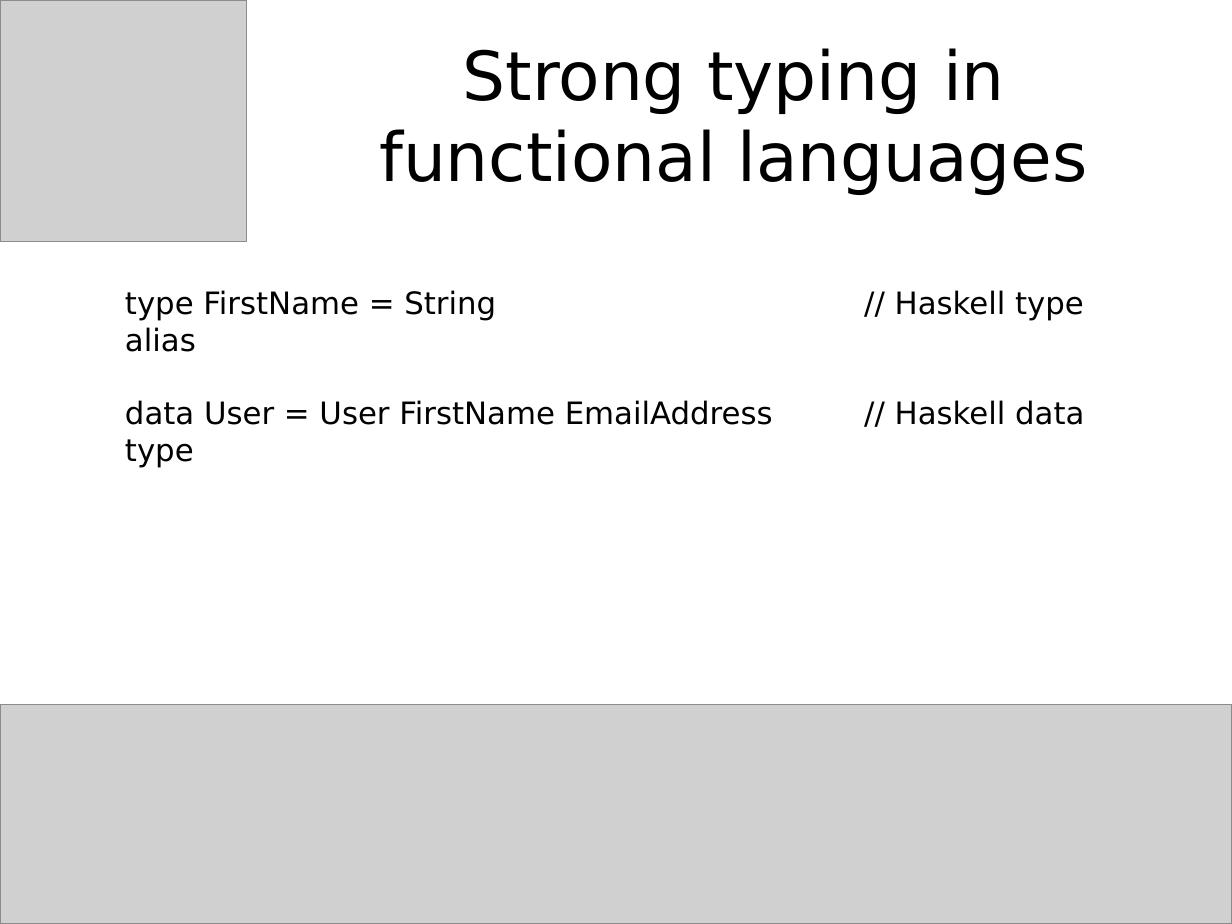
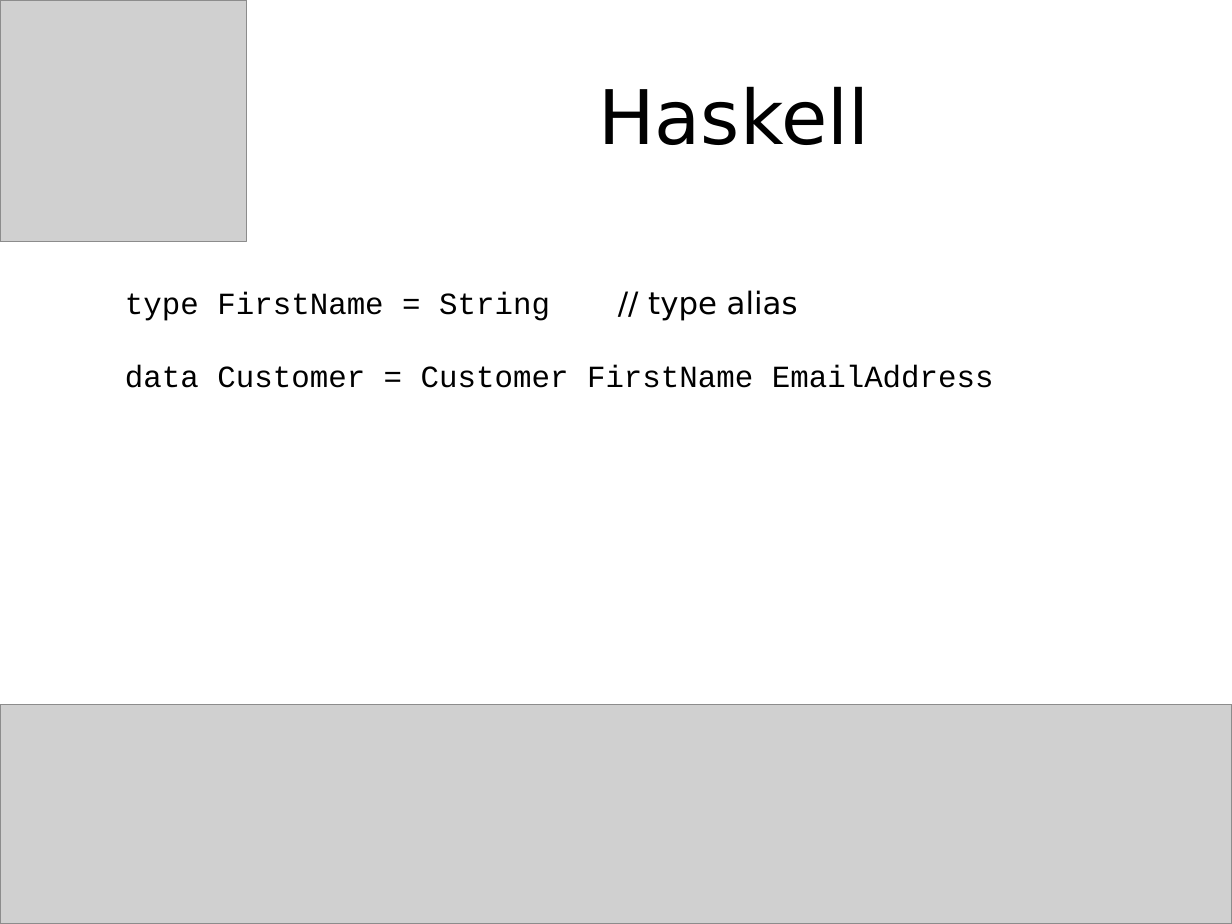
Before and after one commit to jessitron/fp4ood, a slide deck: slide 77 of FunctionalEye.pptx (slide 47 before the commit). Drawn at 1232x924 pixels with LibreOffice and Linux fonts; fonts in the diff are those of the drawing; grey boxes stand for pictures. Boxes give left, top, right and bottom in pixels: in the first picture for what was removed or moved away, otherwise in the second. Text is boxed around its words. In the diff, an @@ line names an element or a change of style, - is before the commit and + after.

```diff
--- a/FunctionalEye.pptx
+++ b/FunctionalEye.pptx
@@ title at (598,86,869,145): text changed; size 39.6 to 44 pt @@
-Strong typing in functional languages
+Haskell
@@ text at (125,290,994,388): text changed; font DejaVu Sans to Courier New @@
-type FirstName = String // Haskell type alias
-data User = User FirstName EmailAddress // Haskell data type
+type FirstName = String // type alias
+data Customer = Customer FirstName EmailAddress
```
Also in this commit, not shown: 39 other slides changed, 37 slides added, 4 slides removed, 43 other files.
